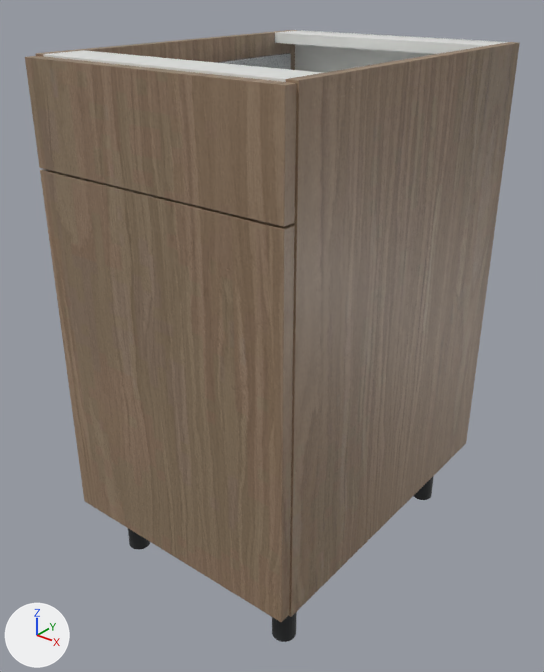
Renders of the glTF model storefront/public/cabinet-inventory/models/oppein-pb-mnw-b18.glb from each side of a commit.
Rendered twice from a camera (50 mm lens) standing at (0.953, -1.252, 0.98) and looking at (0.216, -0.331, 0.409). Arrows for +X, +Y and +Z are at lower left; the lights stay in place. The older version comes first. Where no turn or scale is listed for an object, it has been applied to the vertices.

Objects in the first picture: 'Cabinet back', 'Cabinet side', 'Cabinet side.001', 'Door', 'Drawer front', 'Top support rail', 'Top support rail.001' and 4 more.
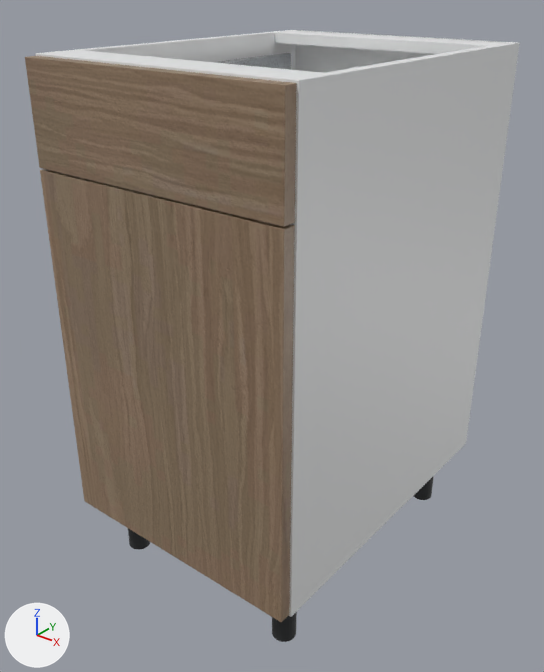
What the commit changed:
Material 'White cabinet carcass' (mat_white_cabinet_carcass) is new.
Its base color is (0.82, 0.83, 0.835) (white #eaebec).
Its roughness is 0.48.
me_cube has 56 vertices, 108 faces and spans x -0.009..0.009, y -0.293..0.293, z -0.381..0.381.
me_cube no longer uses material mat_supplier_finish___natural_wood (picture img_oak).
me_cube gains material mat_white_cabinet_carcass (white #eaebec).
me_cube_001 has 56 vertices, 108 faces and spans x -0.009..0.009, y -0.293..0.293, z -0.381..0.381.
me_cube_001 no longer uses material mat_supplier_finish___natural_wood (picture img_oak).
me_cube_001 gains material mat_white_cabinet_carcass (white #eaebec).

Location of each change, [x1, y1, x2, y2] in pixels of the pictures (544 x 672 px):
'Cabinet side.001', recoloured (brown to white): [286, 42, 520, 617] in both
'Cabinet side', recoloured (brown to white): [36, 30, 297, 70] in both
